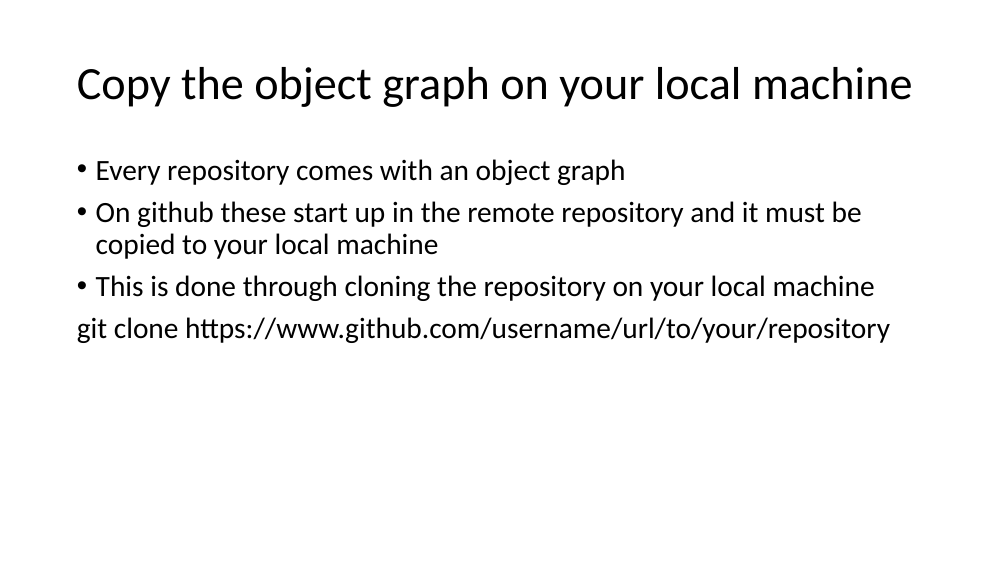
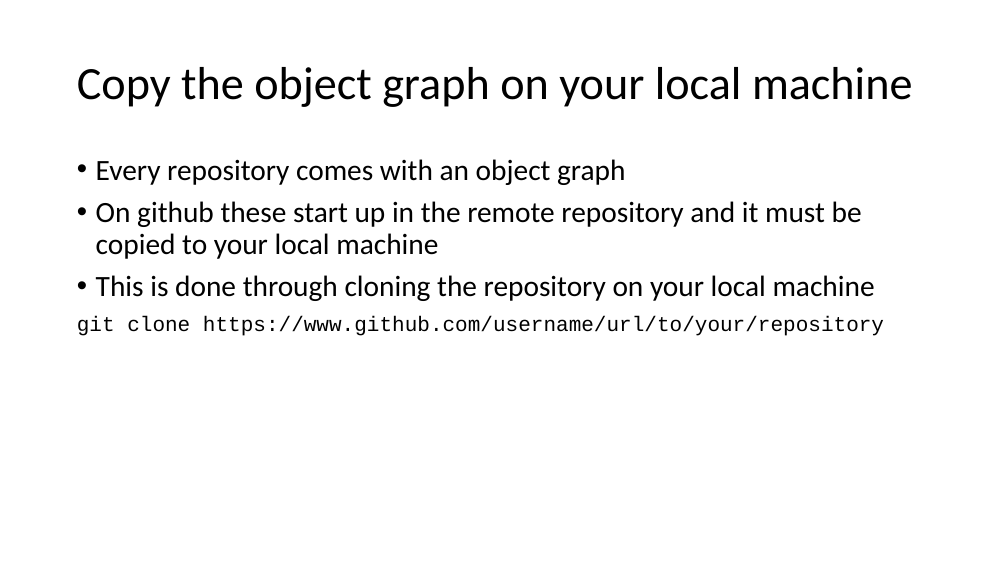
Before and after one commit to yixinsun1216/epic_orientation, a slide deck: slide 9 of Git/git_session.pptx (slide 8 before the commit). Drawn at 1008x567 pixels with LibreOffice and Linux fonts; fonts in the diff are those of the drawing. Boxes give left, top, right and bottom in pixels: in the first picture for what was removed or moved away, otherwise in the second. Text is boxed around its words. In the diff, an @@ line names an element or a change of style, - is before the commit and + after.

```diff
--- a/Git/git_session.pptx
+++ b/Git/git_session.pptx
@@ text at box(77, 316, 884, 336): size 28 to 20 pt, font Calibri to Courier New in "git clone https://www.github.com/username/url/to/your/reposi ..." @@
```
Also in this commit, not shown: 4 other slides changed, 7 slides added, 2 slides removed.
